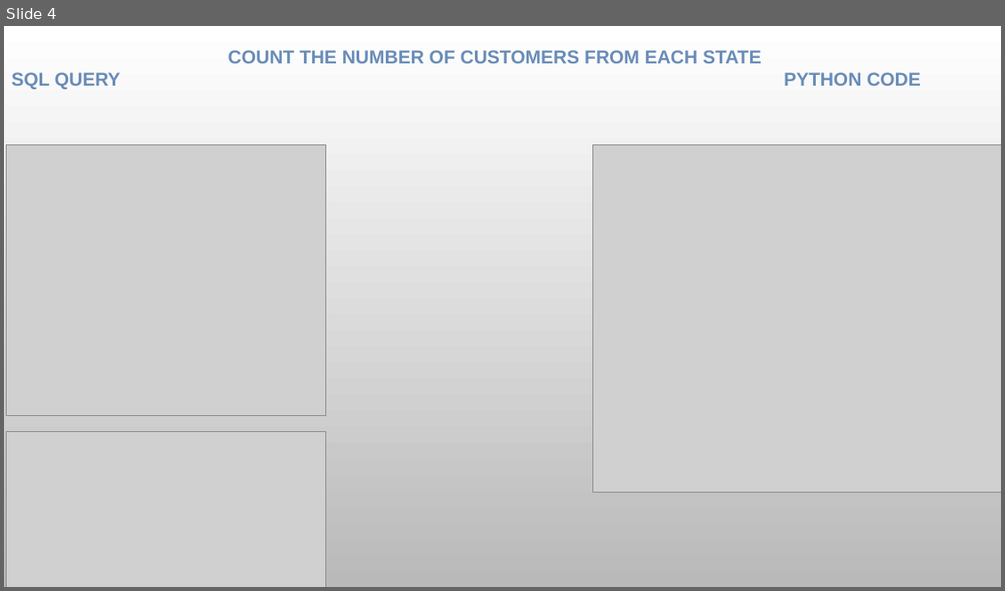
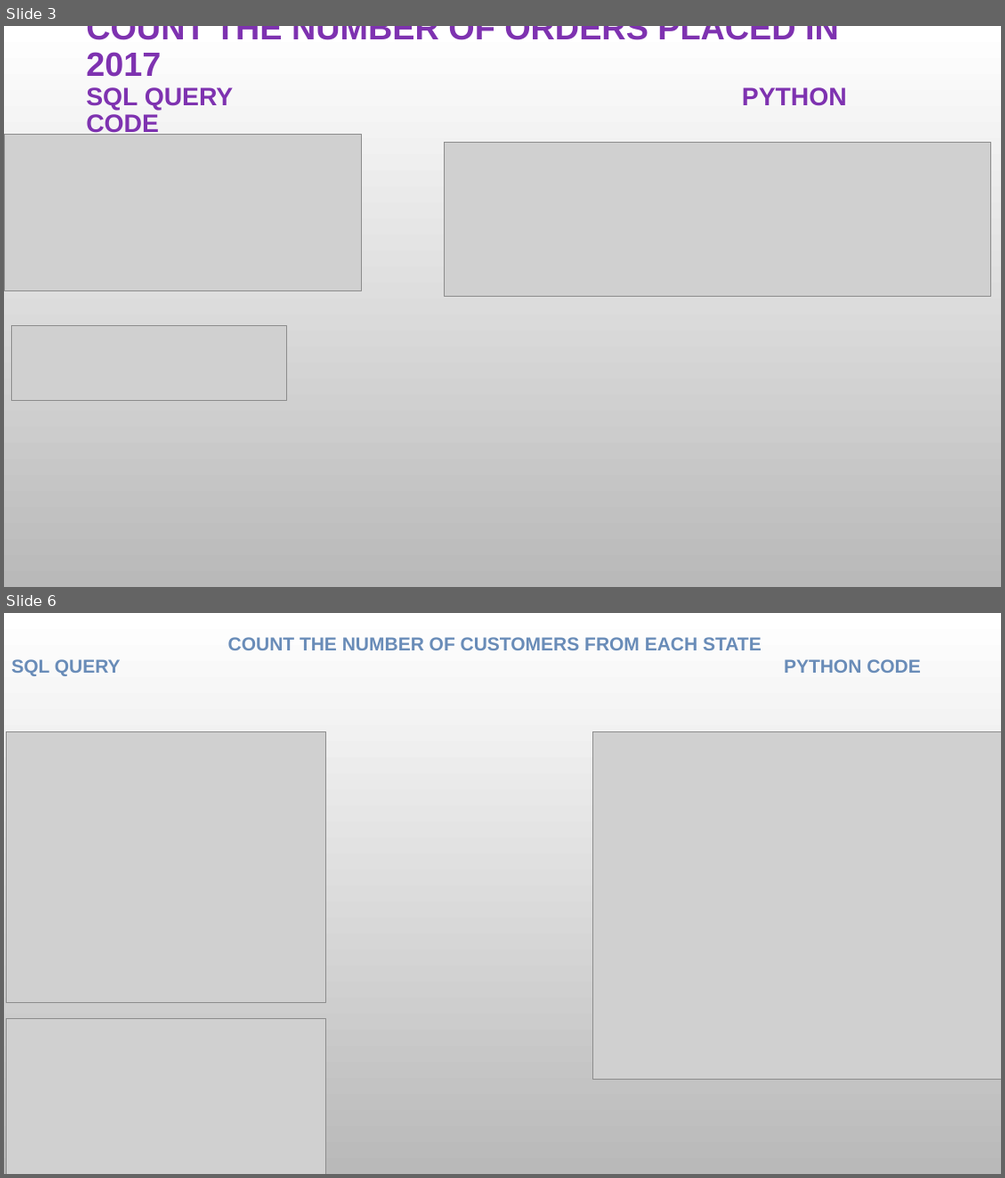
Before and after one commit to priyanshusingh05may-dev/project-_3_python_and_sql-, a slide deck: Navigating the Future of Online Shopping.pptx. Shown one above the other, each under a label of ours: slide 4 before the commit, slides 3 and 6 after it; the slides between them are not shown. The pictures are 1005x591 and 1005x1178 pixels, drawn with LibreOffice and Linux fonts; fonts in the diff are those of the drawing; grey boxes stand for pictures; background and template pictures are left out. Boxes give left, top, right and bottom in pixels: in the first picture for what was removed or moved away, otherwise in the second. Text is boxed around its words. In the diff, an @@ line names an element or a change of style, - is before the commit and + after.

```diff
--- a/Navigating the Future of Online Shopping.pptx
+++ b/Navigating the Future of Online Shopping.pptx
@@ slide 3 added at box(4, 26, 1001, 587), background picture (left out) @@
@@ title added at box(86, 26, 847, 110), 32.4 pt, text #7E32B0, bold @@
+COUNT THE NUMBER OF ORDERS PLACED IN 2017
+SQL QUERY PYTHON CODE
@@ picture added at box(4, 135, 362, 290) @@
@@ picture added at box(445, 143, 991, 297) @@
@@ picture added at box(11, 325, 286, 400) @@
@@ what was slide 4 is now slide 6 @@
```
Also in this commit, not shown: 5 slides changed, 3 other slides added, 1 other file.
